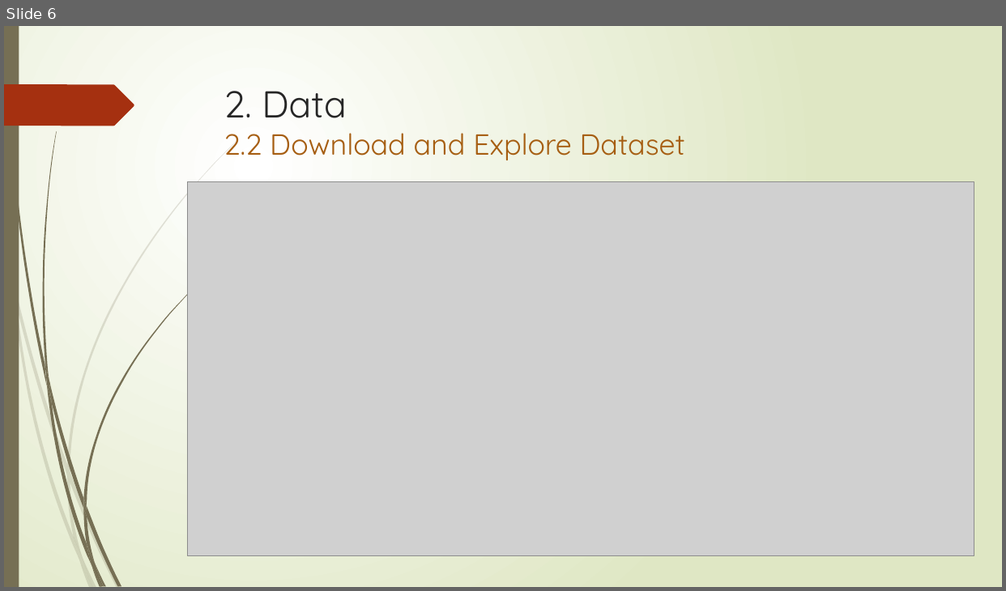
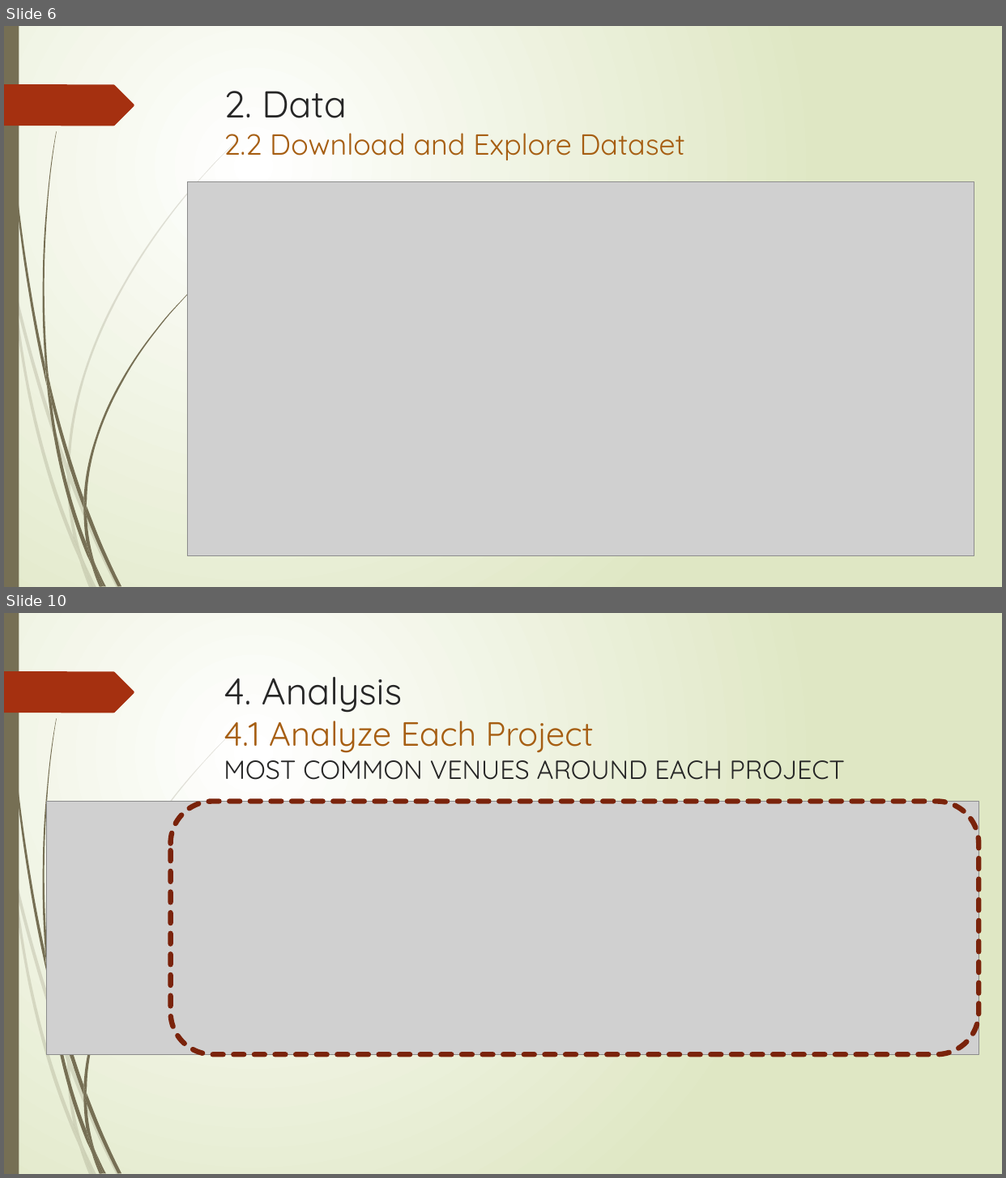
Before and after one commit to liemvt2008/Data-Science-Project, a slide deck: Bussiness_problem_and_datasets.pptx. Shown one above the other, each under a label of ours: slide 6 before the commit, slides 6 and 10 after it; the slides between them are not shown. The pictures are 1006x591 and 1006x1178 pixels, drawn with LibreOffice and Linux fonts; fonts in the diff are those of the drawing; grey boxes stand for pictures. Boxes give left, top, right and bottom in pixels: in the first picture for what was removed or moved away, otherwise in the second. Text is boxed around its words. In the diff, an @@ line names an element or a change of style, - is before the commit and + after.

```diff
--- a/Bussiness_problem_and_datasets.pptx
+++ b/Bussiness_problem_and_datasets.pptx
@@ slide 10 added at <box>4,613,1002,1174</box>, background gradient #FFFFFF to #DFE8C4; not listed: 24 template elements that a slide beside it also shows @@
@@ title added at <box>224,677,845,780</box>, 25.2 pt, text #262626 @@
+4. Analysis
+4.1 Analyze Each Project
+MOST COMMON VENUES AROUND EACH PROJECT
@@ picture added at <box>47,802,979,1054</box> @@
@@ rounded rectangle added at <box>171,802,979,1054</box>, outline #7A240C 5 pt dashed @@
```
Also in this commit, not shown: 7 other slides added, 2 other files.
